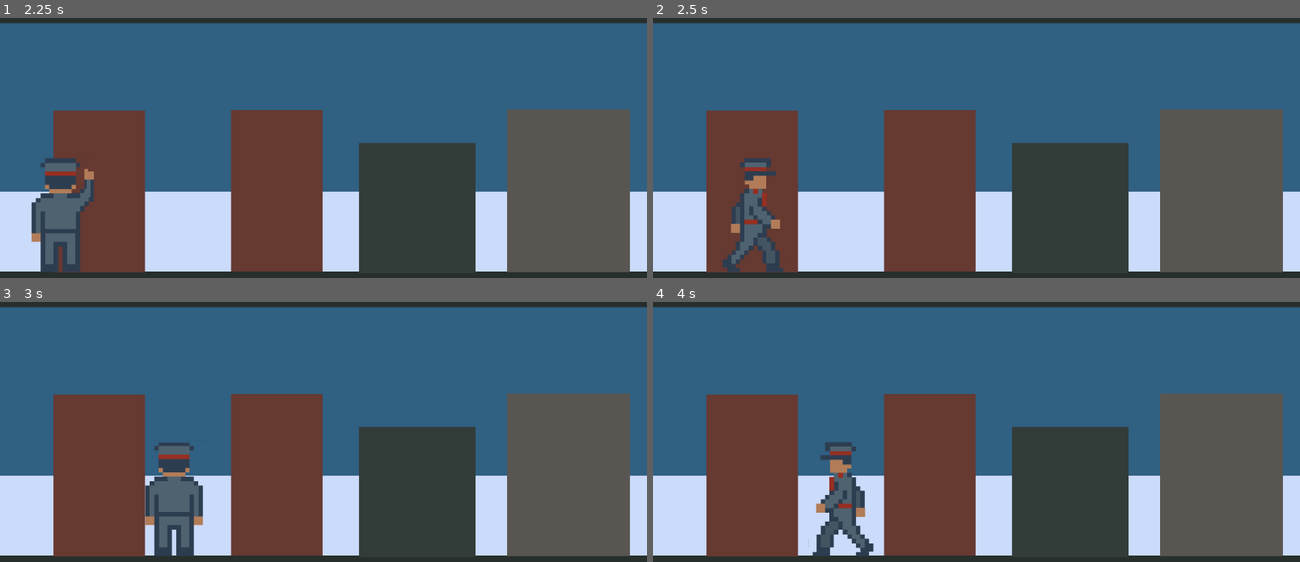
Above: before the commit, frames 1-4 (two rows, left to right).
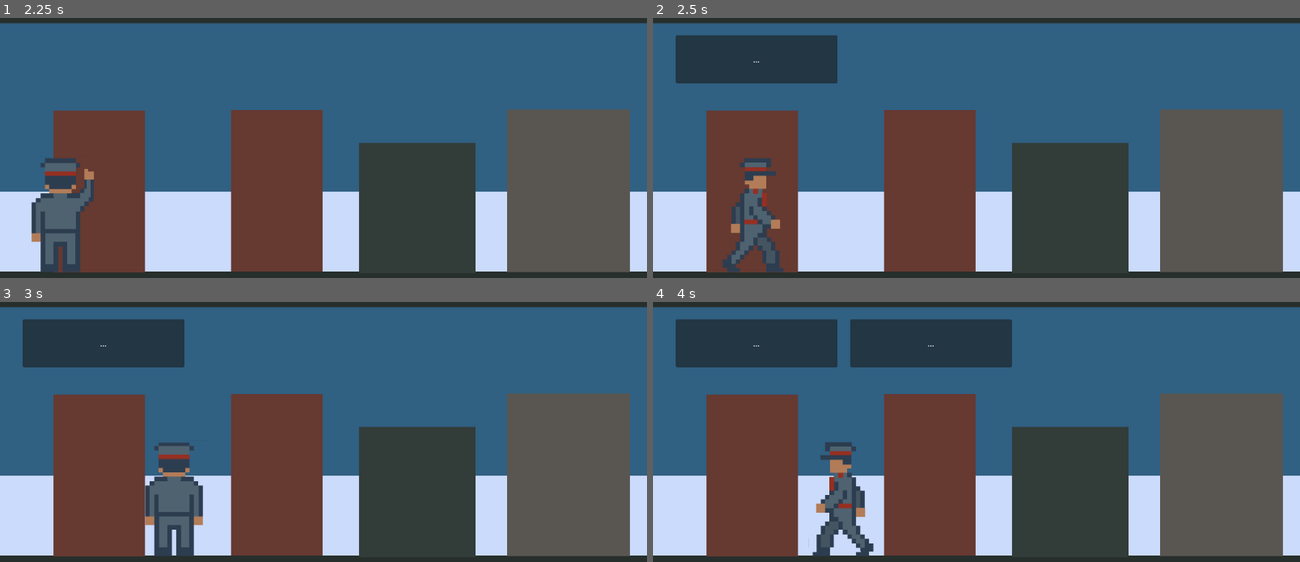
Above: after the commit, the same moments.

Repository: JoshuaWe1t/protocol-41
Game: Godot game, scene res://src/levels/sand_box/sand_box.tscn
The game is run twice, just before and just after one commit, with the same random seed, the same clock (stepped at 60 frames per second) and the same inputs.
Inputs:
- Up to frame 1 (2.25 s): tap Enter at 0.5 s; hold D (forward) 0.53-1.28 s; tap E (interact) at 0.6, 1.35, 2.1 s; hold A (backward) 1.28-2.03 s; hold D (forward) from 2.03 s (still down)
- Up to frame 2 (2.5 s): keep holding D (forward)
- Up to frame 3 (3 s): keep holding D (forward); tap E (interact) at 2.85 s
- Up to frame 4 (4 s): release D (forward) at 3.53 s; hold A (backward) from 3.53 s (still down); tap E (interact) at 3.6 s

Frame 1 is identical in both runs. In frame 2, 4.7% of the frame differs, in the area x 3-29%, y 6-26%; in frame 3, 4.7%; in frame 4, 9.3%, in the area x 3-56%, y 6-26%.

Commit message:
feat(dialog_box): Добавь вызов диалогового окна
-- Добавь события вызова диалогово окна двери
-- Добавь связт с событиями апартаментов

Diff:
--- a/src/gameplay/player/player.gd
+++ b/src/gameplay/player/player.gd
@@ -1,4 +1,8 @@
 extends CharacterBody2D
+
+
+# Загружаем сцену диалогового окна один раз при старте игры
+const DIALOGUE_BUBBLE = preload("res://src/core/dialogue_box/dialogue_box.tscn")
 
 
 @onready var anim_player: AnimationPlayer = $AnimationPlayer
@@ -46,9 +50,10 @@
 	# Подписываемся на новые сигналы камеры
 	Events.camera_transition_started.connect(_on_camera_started)
 	Events.camera_transition_finished.connect(_on_camera_finished)
-	#
+	# Подписываемся под новые сигналы для взаимодействия с дверьми
 	Events.player_entered_apartment.connect(_on_entered_apartment)
 	Events.player_exited_apartment.connect(_on_exited_apartment)
+	Events.get_text_line.connect(_on_get_text_line)
 
 
 func _physics_process(_delta: float) -> void:
@@ -114,6 +119,7 @@
 			await anim_player.animation_finished
 
 			is_knocking = false         # Снимаем блокировку
+			Events.get_text_line.emit(current_floor, current_apartment)
 
 	move_and_slide()
 
@@ -183,3 +189,39 @@
 func _on_exited_apartment() -> void:
 	at_door = false
 	print("Выход из зоны кв | at_door: ", at_door)
+
+
+func _on_get_text_line(floor_number: int, apartment_number: int) -> void:
+	current_floor = floor_number
+	current_apartment = apartment_number
+	var dialog_box_pox_x: int
+	var dialog_box_pox_y: int
+	var floor_settings = Settings.settings.get("floors_settings").get(floor_number)
+	var apartments = floor_settings.get("apartments")
+
+	for apartment in apartments:
+		if apartment.get("id") == current_apartment:
+			var dialog_box_settings = apartment.get("dialogue_box")
+			dialog_box_pox_x = dialog_box_settings.get("position_x")
+			dialog_box_pox_y = dialog_box_settings.get("position_y")
+			print("Vector2(x, y): ", dialog_box_pox_x, ", ", dialog_box_pox_y)
+
+
+
+	spawn_door_dialogue(Vector2(dialog_box_pox_x,dialog_box_pox_y))
+
+
+# Эта функция вызывается, когда игрок успешно постучал в дверь
+func spawn_door_dialogue(door_global_position: Vector2, text: String = "...") -> void:
+	# 2. Создаем копию загруженной сцены
+	var bubble_instance = DIALOGUE_BUBBLE.instantiate()
+
+	# 3. Добавляем облачко на основную сцену игры.
+	# Лучше всего добавлять его в текущую сцену (current_scene), а не внутрь двери.
+	# Если добавить внутрь двери, текст может случайно отмасштабироваться вместе с ней.
+	get_tree().current_scene.add_child(bubble_instance)
+
+	# 4. Передаем координаты (например, позицию двери, поднятую чуть выше) и текст
+	var offset_position = door_global_position + Vector2(0, -20) # Поднимаем на 20 пикселей выше центра двери
+
+	bubble_instance.setup(text, offset_position)
